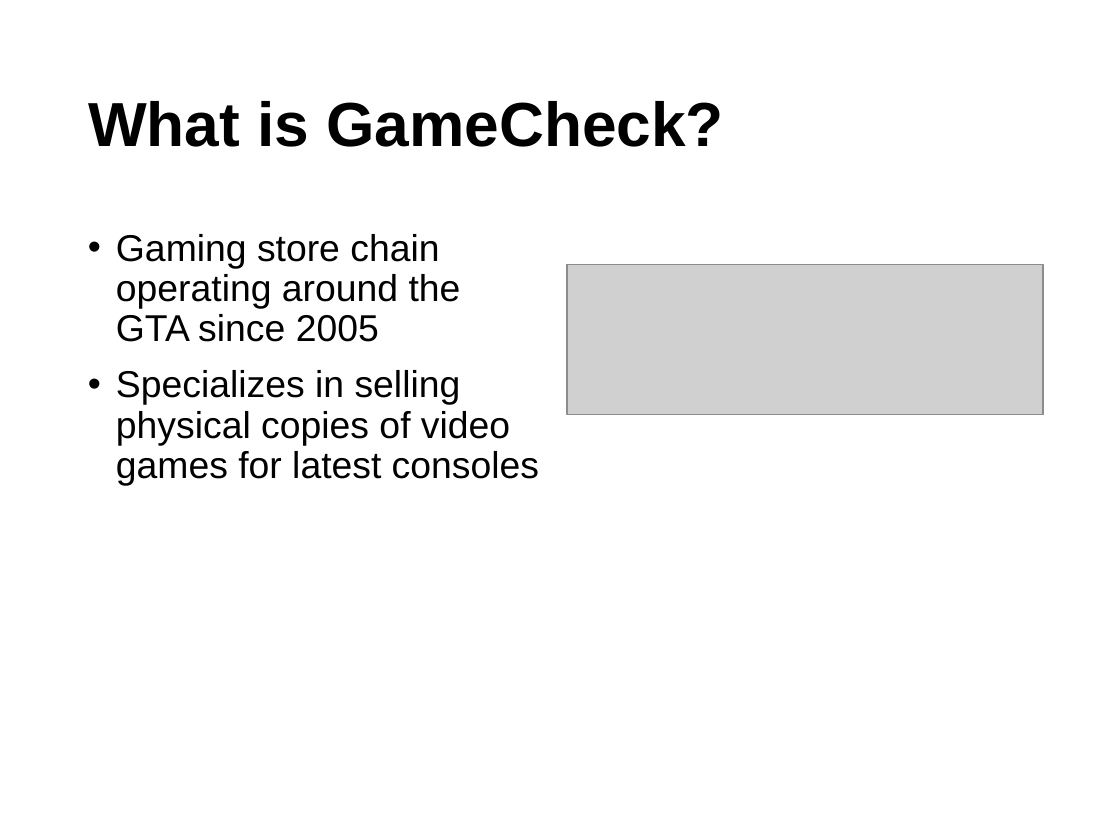
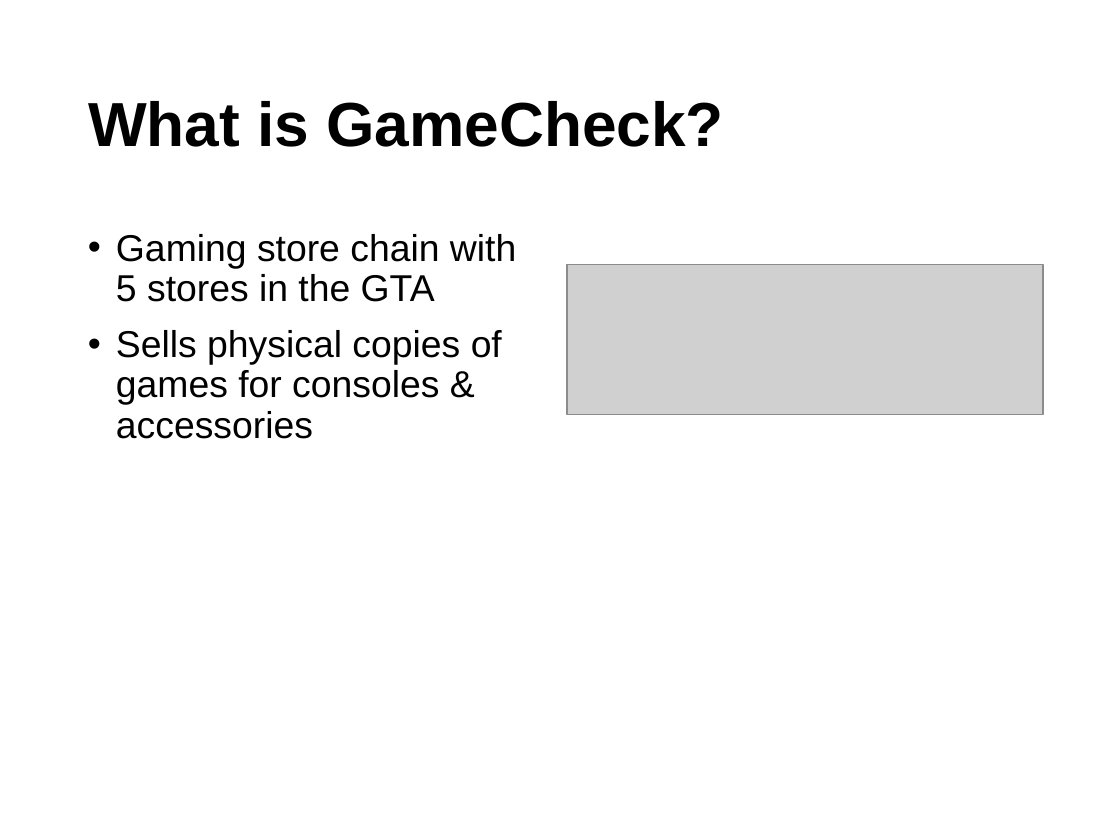
Before and after one commit to zahir-firoze/MIE350Proj, a slide deck: slide 4 of Project Presentation/MIE350 - Project Presentation.ppt. Drawn at 1120x840 pixels with LibreOffice and Linux fonts; fonts in the diff are those of the drawing; grey boxes stand for pictures. Boxes give left, top, right and bottom in pixels: in the first picture for what was removed or moved away, otherwise in the second. Text is boxed around its words. In the diff, an @@ line names an element or a change of style, - is before the commit and + after.

Commit message:
ok

```diff
--- a/Project Presentation/MIE350 - Project Presentation.ppt
+++ b/Project Presentation/MIE350 - Project Presentation.ppt
@@ text at (116,234,516,439): text changed @@
-• Gaming store chain operating around the GTA since 2005
-• Specializes in selling physical copies of video games for latest consoles
+• Gaming store chain with 5 stores in the GTA
+• Sells physical copies of games for consoles & accessories
```
Also in this commit, not shown: 4 other slides changed.
